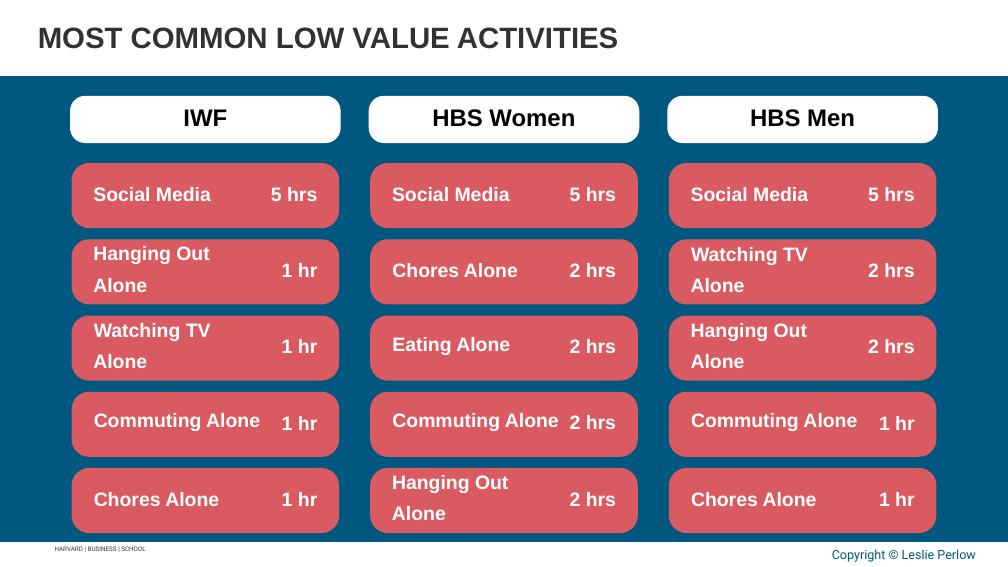
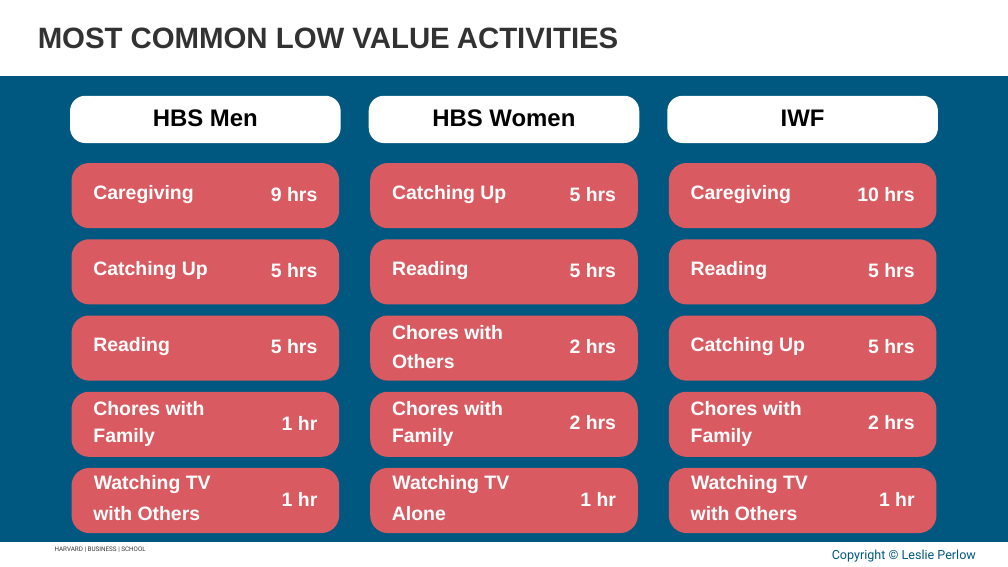
Before and after one commit to APPLITICS/lifematrix-deck-automation, a slide deck: slide 38 of outputs/generated_slides.pptx. Drawn at 1008x567 pixels with LibreOffice and Linux fonts; fonts in the diff are those of the drawing; background and template pictures are left out. Boxes give left, top, right and bottom in pixels: in the first picture for what was removed or moved away, otherwise in the second. Text is boxed around its words. In the diff, an @@ line names an element or a change of style, - is before the commit and + after.

```diff
--- a/outputs/generated_slides.pptx
+++ b/outputs/generated_slides.pptx
@@ text "HBS Men": place and size @@
-text "HBS Men" at [750, 109, 855, 127]
+text "HBS Men" at [153, 109, 258, 127]
@@ text "IWF": place and size @@
-text "IWF" at [183, 109, 227, 126]
+text "IWF" at [781, 109, 825, 126]
@@ text at [93, 185, 193, 203]: text changed @@
-Social Media
+Caregiving
@@ text at [392, 185, 506, 203]: text changed @@
-Social Media
+Catching Up
@@ group added at [93, 185, 914, 520]: 9 texts @@
+Chores with
+Others
+Family
+Caregiving
+Watching TV
+with Others
+9 hrs
+5 hrs
+10 hrs
@@ text at [93, 261, 208, 279]: text changed @@
-Hanging Out
+Catching Up
@@ text at [392, 261, 469, 279]: text changed @@
-Chores Alone
+Reading
@@ text at [570, 263, 616, 277]: text changed @@
-2 hrs
+5 hrs
@@ text at [691, 261, 768, 279]: text changed @@
-Hanging Out
+Reading
@@ text at [392, 325, 503, 339]: text changed @@
-Eating Alone
+Chores with
@@ text at [93, 337, 170, 355]: text changed @@
-Alone
+Reading
@@ text at [691, 337, 805, 355]: text changed @@
-Alone
+Catching Up
@@ text at [868, 339, 914, 353]: text changed @@
-2 hrs
+5 hrs
@@ text at [392, 401, 503, 415]: text changed @@
-Hanging Out
+Chores with
@@ text at [691, 401, 802, 415]: text changed @@
-Commuting Alone
+Chores with
@@ 3 texts: place and size @@
-3 texts at [271, 187, 914, 353]
+3 texts at [271, 263, 914, 429]
@@ group removed at [94, 187, 914, 506]: 7 texts @@
-Commuting Alone
-Commuting Alone
-Social Media
-Alone
-1 hr
-2 hrs
-1 hr
@@ text at [93, 428, 154, 446]: text changed @@
-Alone
+Family
@@ text at [691, 428, 752, 446]: text changed @@
-Chores Alone
+Family
@@ text "Watching TV": place and size @@
-text "Watching TV" at [94, 323, 211, 341]
+text "Watching TV" at [94, 475, 211, 493]
@@ text "Watching TV": place and size @@
-text "Watching TV" at [691, 247, 808, 265]
+text "Watching TV" at [392, 475, 509, 493]
@@ text at [93, 506, 201, 520]: text changed @@
-Chores Alone
+with Others
@@ text "1 hr": place and size @@
-text "1 hr" at [282, 263, 317, 277]
+text "1 hr" at [580, 492, 616, 506]
```
Also in this commit, not shown: 9 other slides changed, 1 slide added, 1 slide removed.
